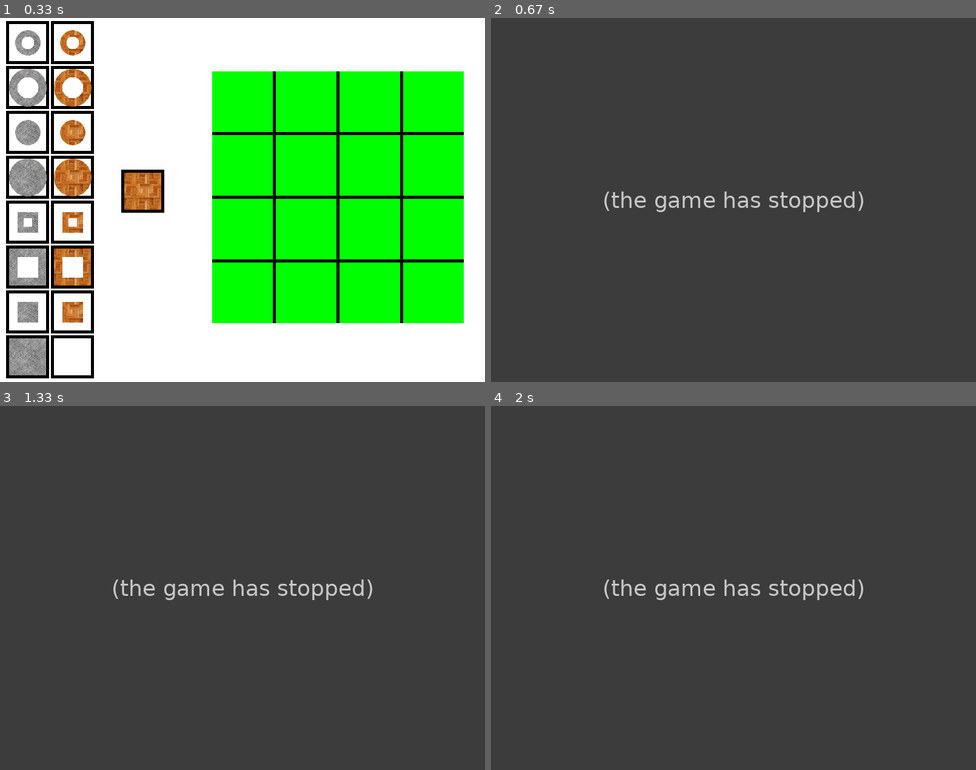
Above: before the commit, frames 1-4 (two rows, left to right).
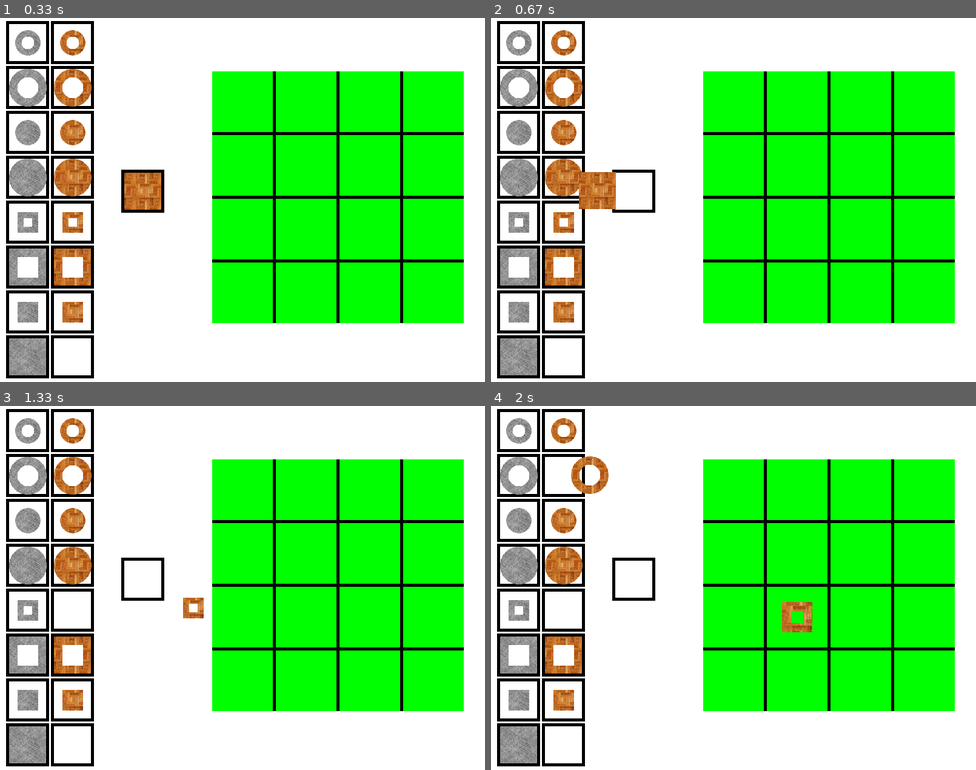
Above: after the commit, the same moments.

Repository: fin-github/Pygame_Shtuff
Game: pygame game, started from Quarto_Interface.py
Same seed, same stepped clock (60 frames per second), same inputs: the game is played once before the commit and once after it. The source is Python 2; it was converted automatically to run under Python 3.
Inputs (mouse positions are in pixels of both pictures, inside the frame that each line leads up to):
- Up to frame 1 (0.33 s): no input
- Up to frame 2 (0.67 s): press the mouse at (631, 192) at 0.37 s; move the mouse to (607, 167) at 0.47 s; release the mouse at (583, 145) at 0.6 s
- Up to frame 3 (1.33 s): press the mouse at (48, 588) at 1.2 s; move the mouse to (174, 588) at 1.3 s
- Up to frame 4 (2 s): release the mouse at (786, 588) at 1.43 s; click (573, 453) at 1.88 s

Frame 1 is identical in both runs. In frame 2, 100% of the frame differs, in the area x 0-100%, y 0-100%; in frame 3, 100%; in frame 4, 100%.
Error before the commit: TypeError: Next_Piece_Box.check_for_click() missing 1 required positional argument: 'piece_n...; the game stopped at 0.37 s (later frames are placeholders)

Commit message:
Small Changes

Diff:
--- a/Quarto_Interface.py
+++ b/Quarto_Interface.py
@@ -75,7 +75,6 @@
         self.position = ((self.width + 5) * col, (self.width + 5) * row)
         self.surface = pygame.Surface((self.width, self.width))
         self.surface.fill(GREEN)
-        self.holder = True
         self.piece = Square.EMPTY
 
     def get_val(self):
@@ -270,9 +269,7 @@
             if(piece_clicked != Piece_Holder.NO_CLICK):
                 dragging_piece = True
         else:
-            piece_clicked, piece_num = my_next_piece_box.check_for_click()
-            print piece_clicked
-            print piece_num
+            piece_clicked, piece_num = my_next_piece_box.check_for_click(piece_num)
             if(piece_clicked != Piece_Holder.NO_CLICK):
                 dragging_piece = True
 
